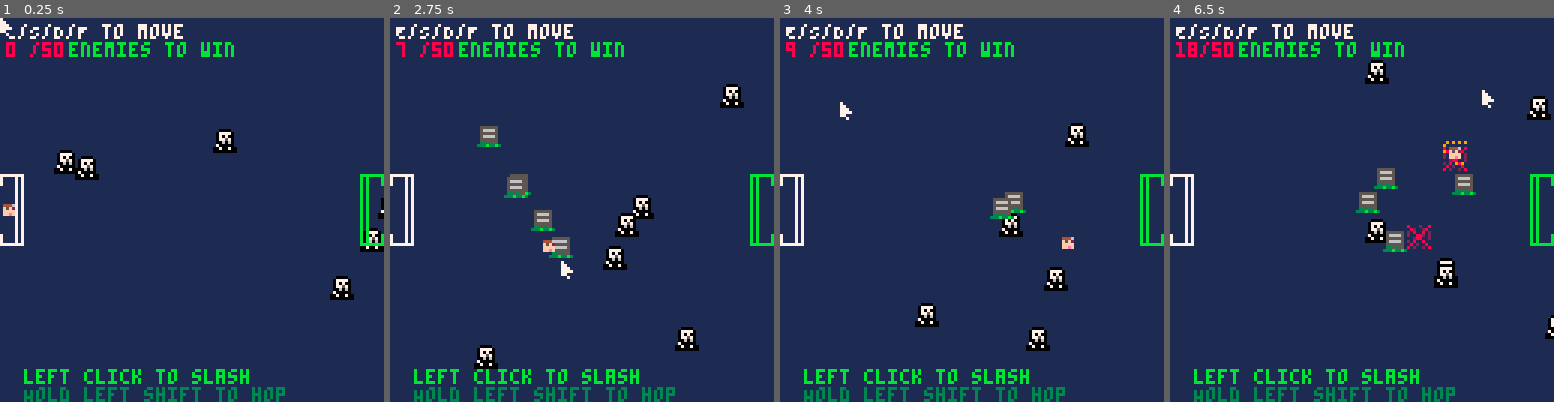
Above: before the commit, frames 1-4 (left to right).
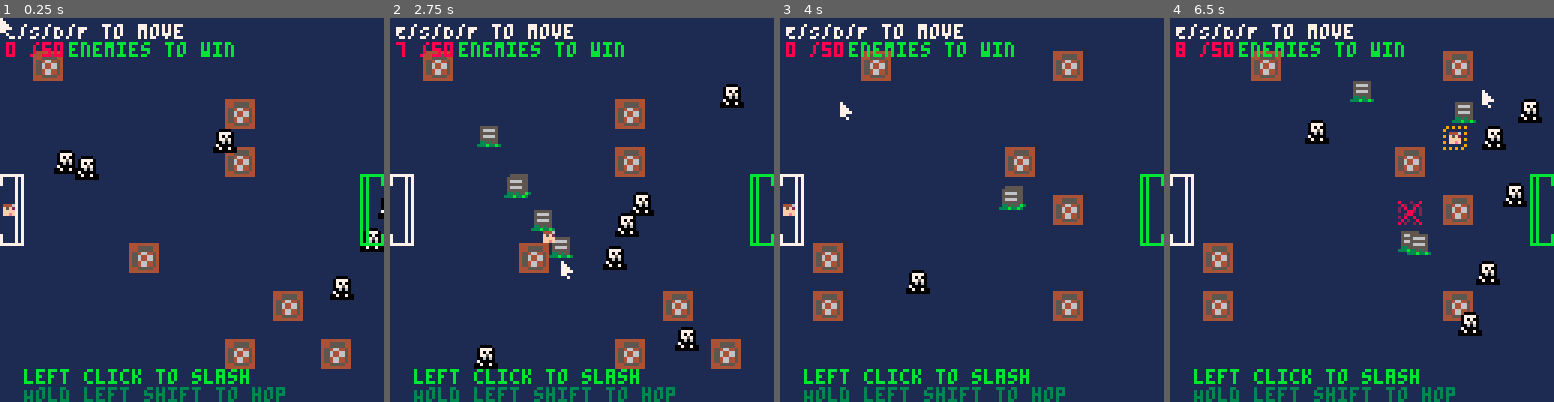
Above: after the commit, the same moments.

Repository: vmikelic/hop-PICO8
Game: PICO-8 cartridge hop.p8
Same seed, same stepped clock (60 frames per second), same inputs: the game is played once before the commit and once after it.
Inputs (mouse positions are in pixels of both pictures, inside the frame that each line leads up to):
- Up to frame 1 (0.25 s): no input
- Up to frame 2 (2.75 s): click (670, 121) at 0.67 s; tap O (Z key) at 0.7, 1.7, 2.1, 2.5 s; click (436, 267) at 1.22 s; hold Right 1.6-2.1 s; click (497, 114) at 1.77 s; hold Up 2.15-2.42 s; click (562, 259) at 2.32 s; hold Right from 2.47 s (still down)
- Up to frame 3 (4 s): click (1014, 106) at 2.87 s; tap O (Z key) at 2.9, 3.3, 3.7 s; release Right at 3.03 s; hold Left 3.08-3.58 s; click (1075, 256) at 3.42 s; hold Down 3.63-3.97 s; click (841, 102) at 3.97 s
- Up to frame 4 (6.5 s): hold Right 4.02-4.68 s; tap O (Z key) every 0.4 s from 4.1 to 6.1 s; click (1292, 248) at 4.52 s; hold Up 4.73-5.03 s; click (1354, 94) at 5.07 s; hold Left 5.08-5.68 s; click (1419, 244) at 5.62 s; hold Down 5.73-6.03 s; hold Right from 6.08 s (still down); click (1481, 90) at 6.17 s

The runs differ from the first frame. In frame 1, 4.2% of the frame differs, in the area x 8-92%, y 8-92%; in frame 2, 4.6%; in frame 3, 6.7%; in frame 4, 9.9%, in the area x 1-100%, y 6-84%.

Commit message:
enemies,attacking,win condition

Diff:
--- a/hop.p8
+++ b/hop.p8
@@ -22,16 +22,19 @@
 palt(10,true)
 --play_intro()
 init_mouse()
+reset_level()
 
 -->8
 -- update
 function _update60()
 
 if(enemies_killed >= 50) then
+    update_mouse()
     return
 end
 
 if(lost == true) then
+    update_mouse()
     return
 end
 
@@ -61,12 +64,27 @@
 function _draw()
 
 if(enemies_killed >= 50) then
+    cls(1)
     print('WIN',128/2-5,128/2-2,11)
+    print('left click to restart',128/2-5-35,128/2-2+6,11)
+    draw_mouse()
+    if(mouse_left_init) then
+        enemies_killed = 0
+        reset_level()
+    end
     return
 end
 
 if(lost == true) then
+    cls(1)
     print('LOSE',128/2-5,128/2-2,8)
+    print('left click to restart',128/2-5-35,128/2-2+6,8)
+    draw_mouse()
+    if(mouse_left_init) then
+        lost = false
+        enemies_killed = 0
+        reset_level()
+    end
     return
 end
 
